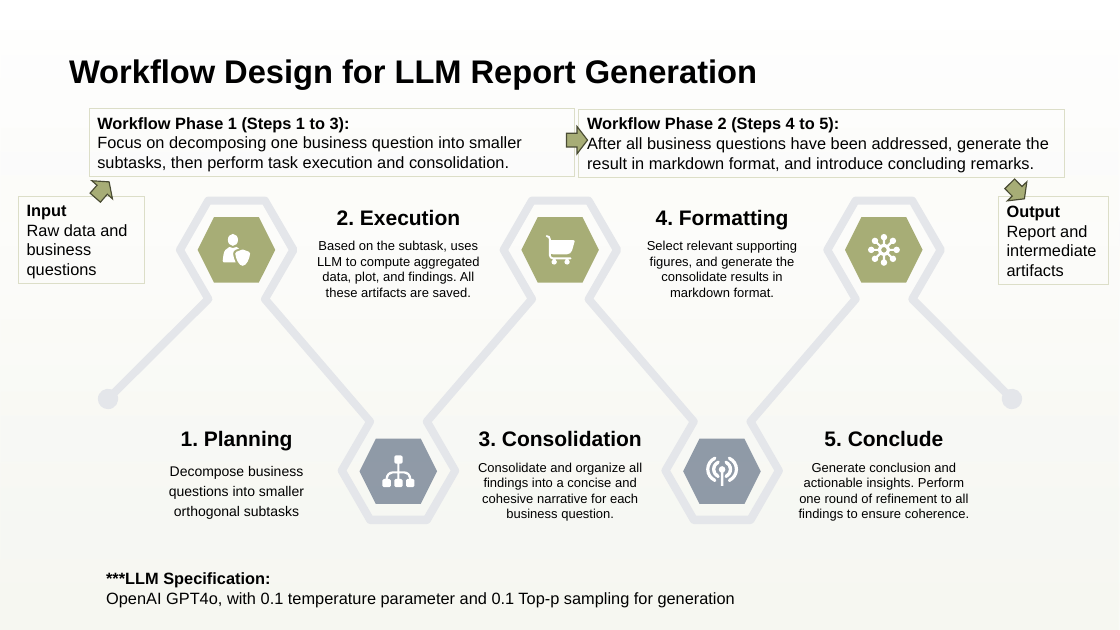
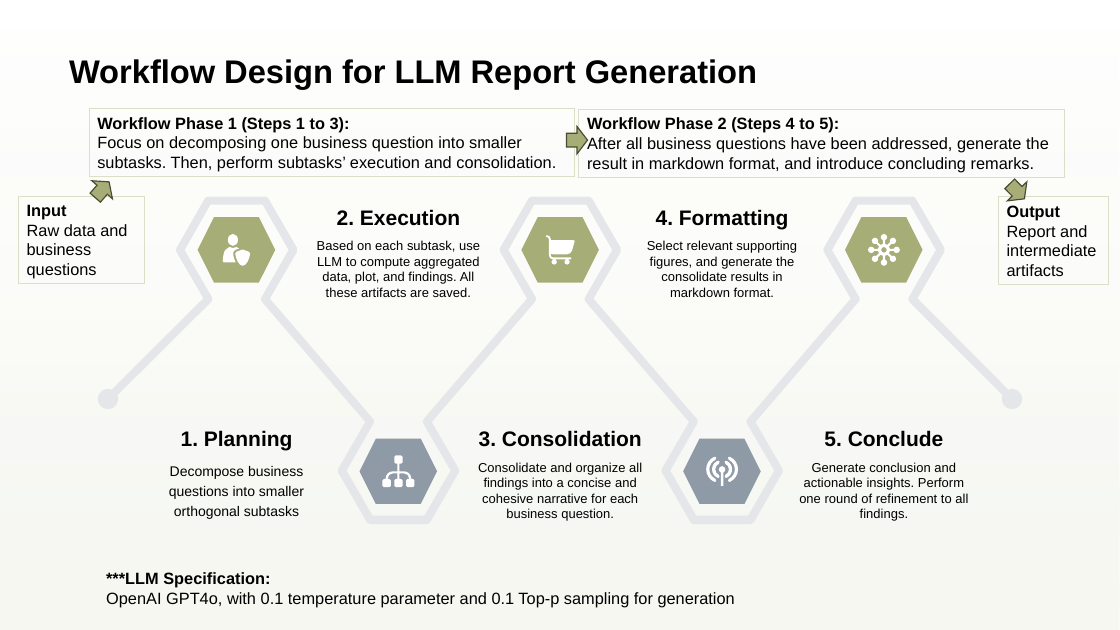
Before and after one commit to weijen17/ReportGenerationAsgn, a slide deck: slide 4 of misc/Executive_Summary_Slides.pptx. Drawn at 1120x630 pixels with LibreOffice and Linux fonts; fonts in the diff are those of the drawing. Boxes give left, top, right and bottom in pixels: in the first picture for what was removed or moved away, otherwise in the second. Text is boxed around its words. In the diff, an @@ line names an element or a change of style, - is before the commit and + after.

Commit message:
Push

```diff
--- a/misc/Executive_Summary_Slides.pptx
+++ b/misc/Executive_Summary_Slides.pptx
@@ text in rectangle at [97, 117, 556, 172]: text changed @@
-Workflow Phase 1 (Steps 1 to 3):
-Focus on decomposing one business question into smaller subtasks, then perform task execution and consolidation.
+Workflow Phase 1 (Steps 1 to 3):
+Focus on decomposing one business question into smaller subtasks. Then, perform subtasks’ execution and consolidation.
@@ text at [317, 240, 480, 297]: text changed @@
-Based on the subtask, uses LLM to compute aggregated data, plot, and findings. All these artifacts are saved.
+Based on each subtask, use LLM to compute aggregated data, plot, and findings. All these artifacts are saved.
@@ text at [799, 462, 968, 521]: text changed @@
-Generate conclusion and actionable insights. Perform one round of refinement to all findings to ensure coherence.
+Generate conclusion and actionable insights. Perform one round of refinement to all findings.
```
Also in this commit, not shown: 5 other slides changed.
